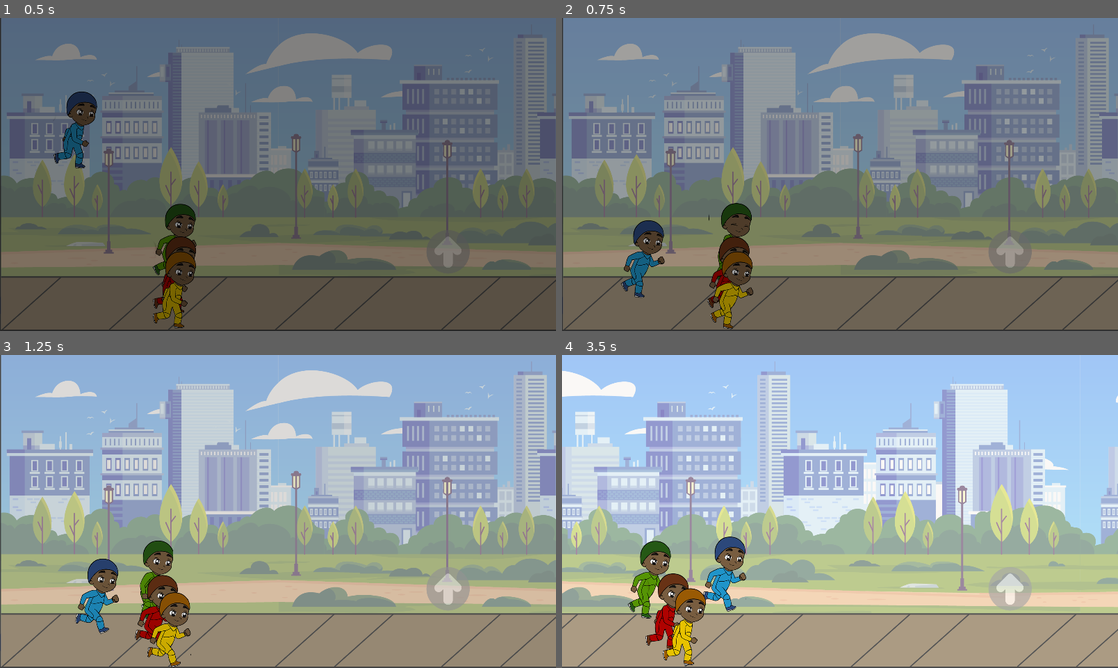
Above: before the commit, frames 1-4 (two rows, left to right).
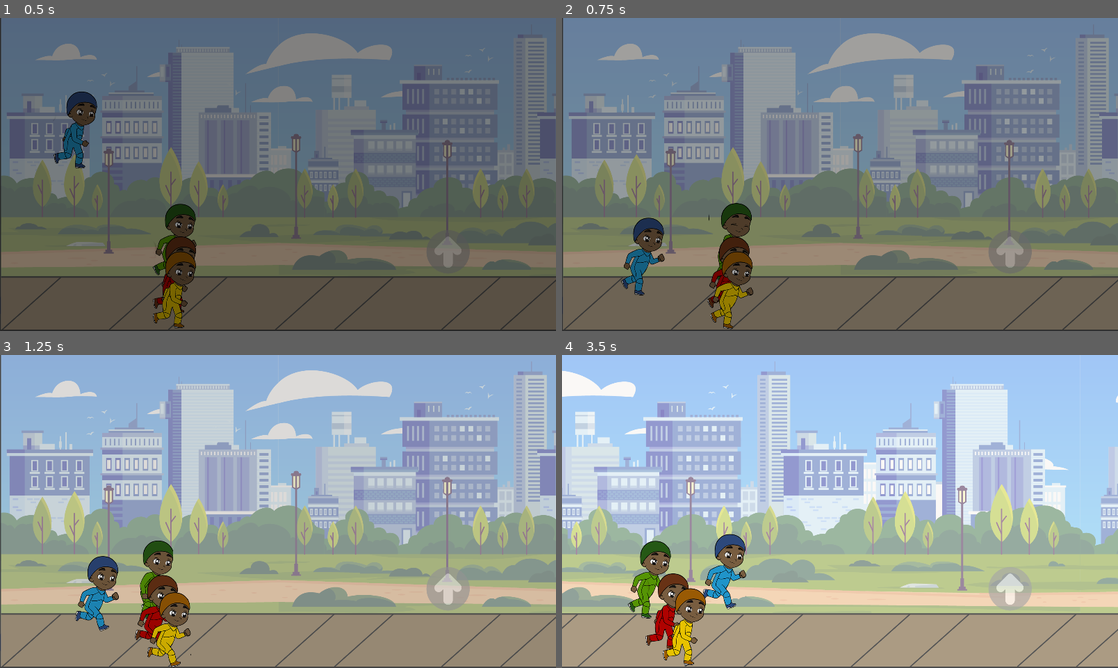
Above: after the commit, the same moments.

Repository: lucaspsantana/game_triatlhon
Game: Godot game, scene res://src/Scene/Race/Speedway.tscn
The game is run twice, just before and just after one commit, with the same random seed, the same clock (stepped at 60 frames per second) and the same inputs. This scene is started directly instead of the project's main scene. The engine's default icon, where the game draws it, is replaced by a stand-in: a white triangle on a blue panel in a dark square.
Inputs (mouse positions are in pixels of both pictures, inside the frame that each line leads up to):
- Up to frame 1 (0.5 s): no input
- Up to frame 2 (0.75 s): click (1012, 252) at 0.5 s
- Up to frame 3 (1.25 s): no input
- Up to frame 4 (3.5 s): click (1012, 589) at 1.25 s; click (1012, 589) at 2 s; move the mouse to (962, 495) at 2.77 s; tap Space (jump) at 2.85, 3.02, 3.32 s; click (962, 495) at 2.92 s

Frame 1 is identical in both runs. In frame 2, 0.6% of the frame differs, in the area x 10-19%, y 63-90%; in frame 3, 0.6%; in frame 4, 0.6%, in the area x 25-34%, y 57-82%.

Commit message:
fix colision bug

Diff:
--- a/src/Object/Mosquito.gd
+++ b/src/Object/Mosquito.gd
@@ -3,6 +3,6 @@
 func start(pos):
 	global_position = pos
 
-func _on_Mosquito_body_entered():
+func _on_Mosquito_body_entered(body):
 	$"/root/Settings".dano = 1
 	queue_free();
--- a/src/Object/Mosquito.tscn
+++ b/src/Object/Mosquito.tscn
@@ -4,8 +4,10 @@
 [ext_resource path="res://assets/sprite/mosquito.png" type="Texture" id=2]
 
 [sub_resource type="CircleShape2D" id=1]
+radius = 44.643
 
 [node name="Mosquito" type="Area2D"]
+collision_layer = 2
 script = ExtResource( 1 )
 
 [node name="CollisionShape2D" type="CollisionShape2D" parent="."]
--- a/src/Object/Rock.gd
+++ b/src/Object/Rock.gd
@@ -3,6 +3,6 @@
 func start(pos):
 	global_position = pos
 
-func _on_Rock_body_entered():
+func _on_Rock_body_entered(body):
 	$"/root/Settings".dano = 1
 	queue_free();
--- a/src/Object/Rock.tscn
+++ b/src/Object/Rock.tscn
@@ -4,8 +4,10 @@
 [ext_resource path="res://assets/sprite/rock.png" type="Texture" id=2]
 
 [sub_resource type="CircleShape2D" id=1]
+radius = 26.4764
 
 [node name="Rock" type="Area2D"]
+collision_layer = 2
 script = ExtResource( 1 )
 
 [node name="CollisionShape2D" type="CollisionShape2D" parent="."]
--- a/src/Object/Water.gd
+++ b/src/Object/Water.gd
@@ -3,6 +3,6 @@
 func start(pos):
 	global_position = pos
 
-func _on_Water_body_entered():
+func _on_Water_body_entered(body):
 	$"/root/Settings".dash = 1
 	queue_free();
--- a/src/Object/Water.tscn
+++ b/src/Object/Water.tscn
@@ -4,8 +4,11 @@
 [ext_resource path="res://assets/sprite/agua.png" type="Texture" id=2]
 
 [sub_resource type="CapsuleShape2D" id=1]
+radius = 17.0
+height = 134.0
 
 [node name="Water" type="Area2D"]
+collision_layer = 2
 script = ExtResource( 1 )
 
 [node name="CollisionShape2D" type="CollisionShape2D" parent="."]
--- a/src/Scene/Race/Player.tscn
+++ b/src/Scene/Race/Player.tscn
@@ -18,19 +18,19 @@
 
 [sub_resource type="CapsuleShape2D" id=2]
 radius = 25.1963
-height = 204.185
+height = 221.607
 
 [sub_resource type="SpriteFrames" id=3]
 animations = [ {
+"frames": [ ExtResource( 7 ), ExtResource( 3 ), ExtResource( 13 ), ExtResource( 11 ), ExtResource( 12 ) ],
+"loop": true,
+"name": "jump",
+"speed": 5.0
+}, {
 "frames": [ ExtResource( 8 ), ExtResource( 6 ), ExtResource( 9 ), ExtResource( 4 ), ExtResource( 2 ), ExtResource( 5 ) ],
 "loop": true,
 "name": "run",
 "speed": 10.0
-}, {
-"frames": [ ExtResource( 7 ), ExtResource( 3 ), ExtResource( 13 ), ExtResource( 11 ), ExtResource( 12 ) ],
-"loop": true,
-"name": "jump",
-"speed": 5.0
 } ]
 
 [node name="Player" type="KinematicBody2D"]
@@ -38,7 +38,9 @@
 script = ExtResource( 1 )
 
 [node name="CollisionShape2D" type="CollisionShape2D" parent="."]
+visible = false
 shape = SubResource( 1 )
+disabled = true
 
 [node name="jump" type="TextureButton" parent="."]
 margin_left = 1465.94
@@ -54,6 +56,7 @@
 [node name="Player" type="KinematicBody2D" parent="."]
 
 [node name="CollisionShape2D2" type="CollisionShape2D" parent="Player"]
+position = Vector2( 0, -7 )
 shape = SubResource( 2 )
 
 [node name="AnimatedSprite" type="AnimatedSprite" parent="Player"]
